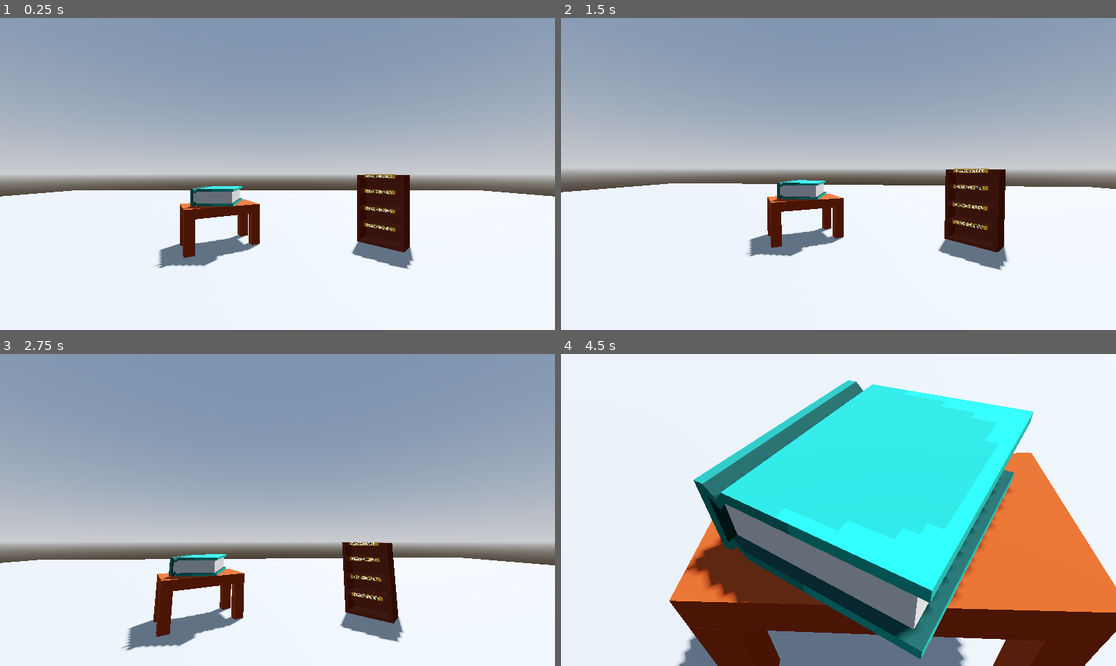
Above: before the commit, frames 1-4 (two rows, left to right).
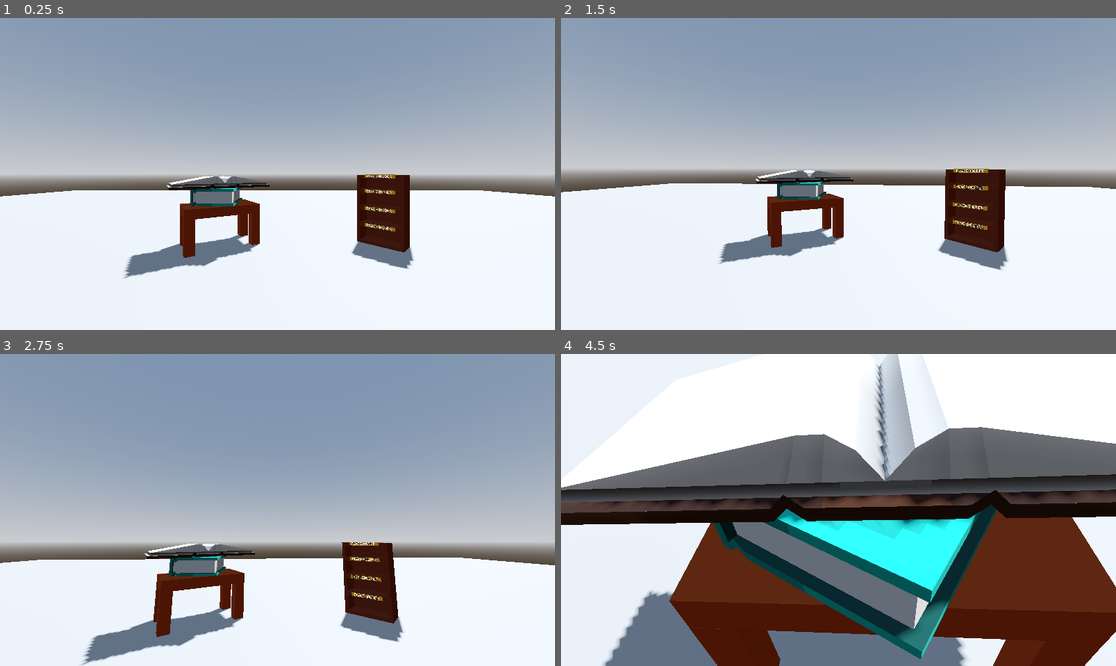
Above: after the commit, the same moments.

Repository: AJaxx86/make-anything-jam-26
Game: Godot game, scene res://world.tscn
The game is run twice, just before and just after one commit, with the same random seed, the same clock (stepped at 60 frames per second) and the same inputs.
Inputs (mouse positions are in pixels of both pictures, inside the frame that each line leads up to):
- Up to frame 1 (0.25 s): no input
- Up to frame 2 (1.5 s): tap Enter at 0.5 s; move the mouse to (960, 158) at 0.52 s; press the mouse at (960, 158) at 0.53 s; move the mouse to (727, 189) at 1.27 s; release the mouse at (727, 189) at 1.28 s; click (727, 189) at 1.35 s
- Up to frame 3 (2.75 s): move the mouse to (333, 441) at 2.02 s; press the mouse at (333, 441) at 2.03 s
- Up to frame 4 (4.5 s): move the mouse to (810, 572) at 2.77 s; release the mouse at (810, 572) at 2.78 s; click (810, 572) at 2.85 s; move the mouse to (1005, 556) at 3.52 s; press the mouse at (1005, 556) at 3.53 s; move the mouse to (672, 463) at 4.27 s; release the mouse at (672, 463) at 4.28 s; click (672, 463) at 4.35 s

The runs differ from the first frame. In frame 1, 1.1% of the frame differs, in the area x 22-49%, y 50-84%; in frame 2, 0.9%; in frame 3, 1.4%; in frame 4, 41%, in the area x 0-100%, y 0-100%.

Commit message:
Open Book
Open book model and colored textures added

Diff:
--- a/world.tscn
+++ b/world.tscn
@@ -6,7 +6,9 @@
 [ext_resource type="PackedScene" uid="uid://bpsfi1tskpjla" path="res://interactables/bookshelf.tscn" id="4_036b0"]
 [ext_resource type="PackedScene" uid="uid://dk10ax2q8kp4t" path="res://interactables/table.tscn" id="5_036b0"]
 [ext_resource type="Texture2D" uid="uid://b3hl2pyssdd2s" path="res://books/Aqua Book.png" id="6_pkg7o"]
-[ext_resource type="ArrayMesh" uid="uid://c76ngjvbo0cmx" path="res://books/Blue_Book.obj" id="7_gbfbk"]
+[ext_resource type="ArrayMesh" uid="uid://c76ngjvbo0cmx" path="res://books/Book.obj" id="7_gbfbk"]
+[ext_resource type="Texture2D" uid="uid://c8nrwdbe4a2d2" path="res://books/Brown Open Book.png" id="8_ioo17"]
+[ext_resource type="ArrayMesh" uid="uid://dfy5juue45kgs" path="res://books/OpenBook.obj" id="9_wse8f"]
 
 [sub_resource type="ProceduralSkyMaterial" id="ProceduralSkyMaterial_f3sb7"]
 sky_horizon_color = Color(0.66224277, 0.6717428, 0.6867428, 1)
@@ -24,6 +26,9 @@
 [sub_resource type="StandardMaterial3D" id="StandardMaterial3D_pkg7o"]
 albedo_texture = ExtResource("6_pkg7o")
 texture_filter = 0
+
+[sub_resource type="StandardMaterial3D" id="StandardMaterial3D_ic0uy"]
+albedo_texture = ExtResource("8_ioo17")
 
 [node name="World" type="Node3D" unique_id=921156161]
 
@@ -65,3 +70,8 @@
 transform = Transform3D(1, 0, 0, 0, 1, 0, 0, 0, 1, -1.9436346, 1.2084367, -6.428647)
 material_override = SubResource("StandardMaterial3D_pkg7o")
 mesh = ExtResource("7_gbfbk")
+
+[node name="OpenBook" type="MeshInstance3D" parent="." unique_id=675681811]
+transform = Transform3D(0.8587359, 0, 0.5124184, 0, 1, 0, -0.5124184, 0, 0.8587359, -1.4609131, 1.6567796, -6.8331165)
+material_override = SubResource("StandardMaterial3D_ic0uy")
+mesh = ExtResource("9_wse8f")
Binary file added: books/Aqua Open Book.png
Not shown, added: books/Aqua Open Book.png.import
Binary file added: books/Black Open Book.png
Not shown, added: books/Black Open Book.png.import
Binary file added: books/Blue Open Book.png
Not shown, added: books/Blue Open Book.png.import
Not shown, removed: books/Blue_Book.obj.import
Renamed: books/Blue_Book.obj -> books/Book.obj
Not shown, added: books/Book.obj.import
Binary file added: books/Brown Open Book.png
Not shown, added: books/Brown Open Book.png.import
Binary file added: books/Green Open Book.png
(and 9 more such lines)
